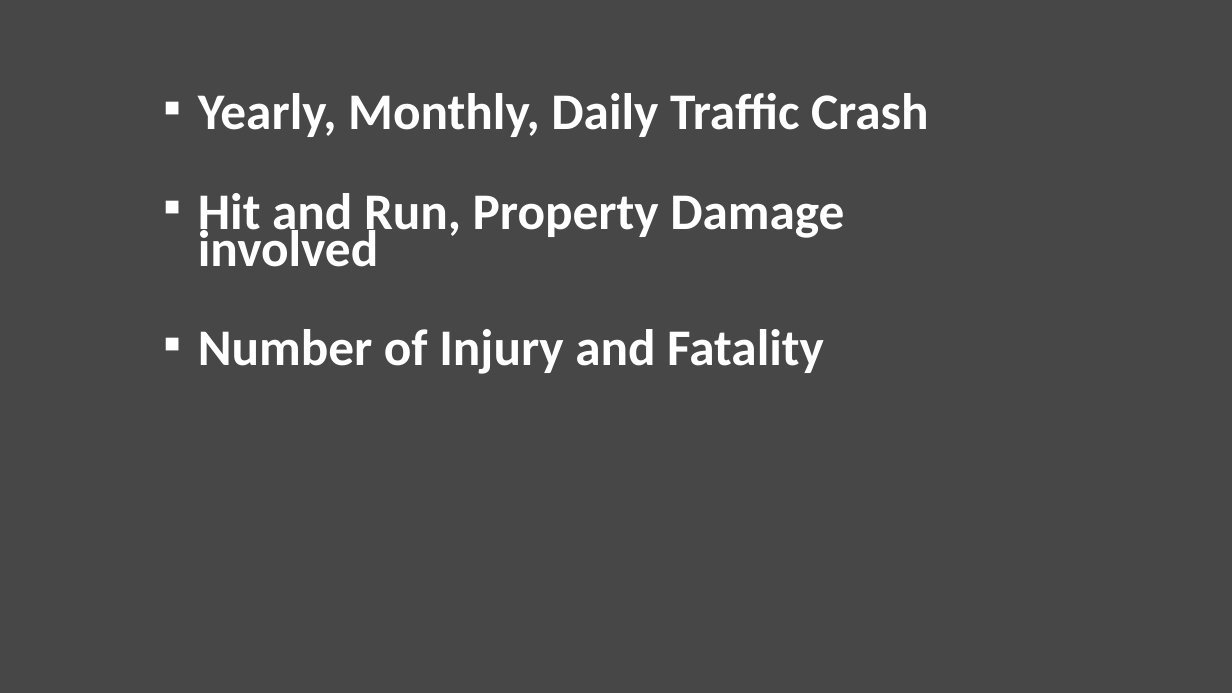
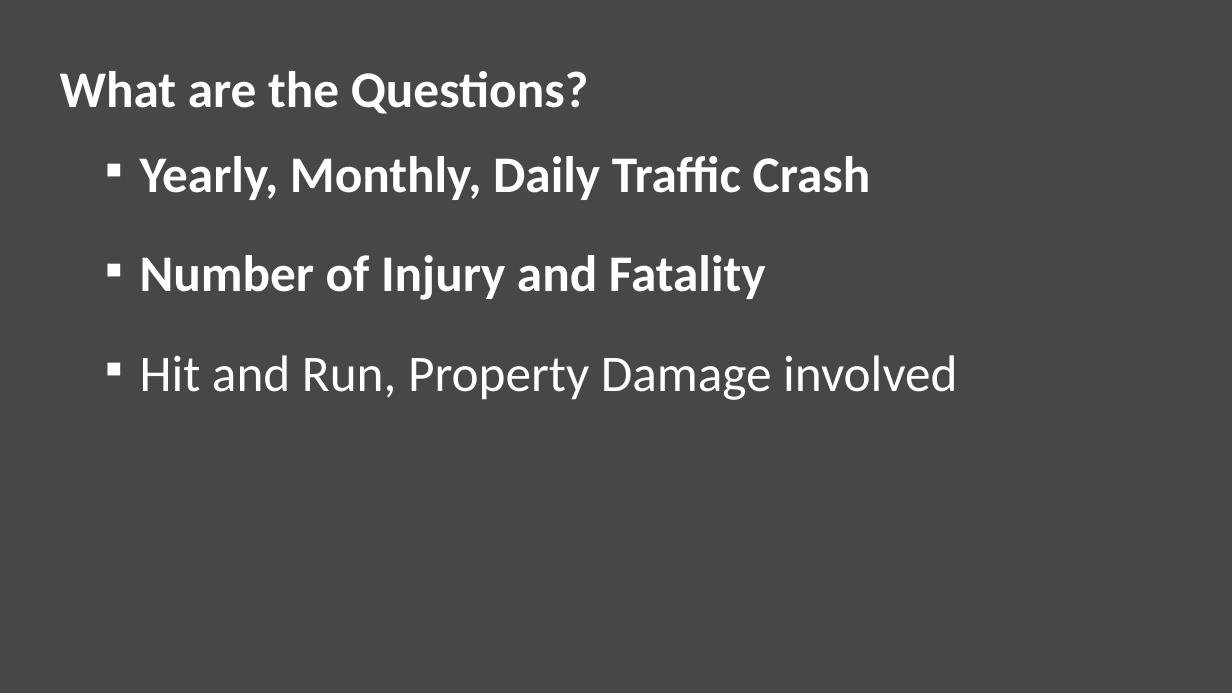
Before and after one commit to Kris-nge/Nashville-Davidson-County-Traffic, a slide deck: slide 2 of Capstone Project Presentation.pptx. Drawn at 1232x693 pixels with LibreOffice and Linux fonts; fonts in the diff are those of the drawing. Boxes give left, top, right and bottom in pixels: in the first picture for what was removed or moved away, otherwise in the second. Text is boxed around its words. In the diff, an @@ line names an element or a change of style, - is before the commit and + after.

```diff
--- a/Capstone Project Presentation.pptx
+++ b/Capstone Project Presentation.pptx
@@ text added at bbox=[60, 71, 589, 114], 40 pt, text #FFFFFF, bold @@
+What are the Questions?
@@ subtitle "Yearly, Monthly, Daily Traffic Crash": place and size @@
-subtitle "Yearly, Monthly, Daily Traffic Crash" at bbox=[198, 93, 929, 374]
+subtitle "Yearly, Monthly, Daily Traffic Crash" at bbox=[140, 156, 957, 400]
@@ subtitle at bbox=[140, 255, 766, 300]: paragraph added @@
+▪ Number of Injury and Fatality
@@ subtitle at bbox=[198, 329, 824, 374]: paragraph removed @@
-▪ Number of Injury and Fatality
@@ subtitle at bbox=[140, 355, 957, 400]: bold off in "Hit and Run, Property Damage involved" @@
```
Also in this commit, not shown: 1 other slide changed, 1 slide added, 3 other files.
